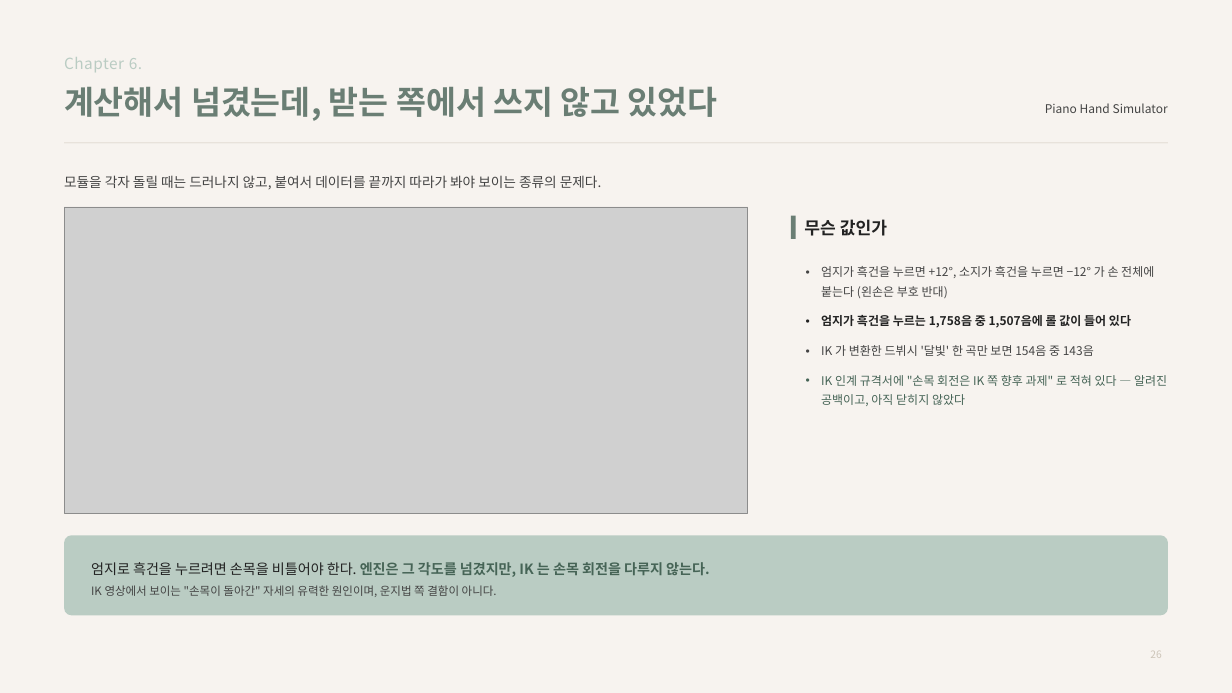
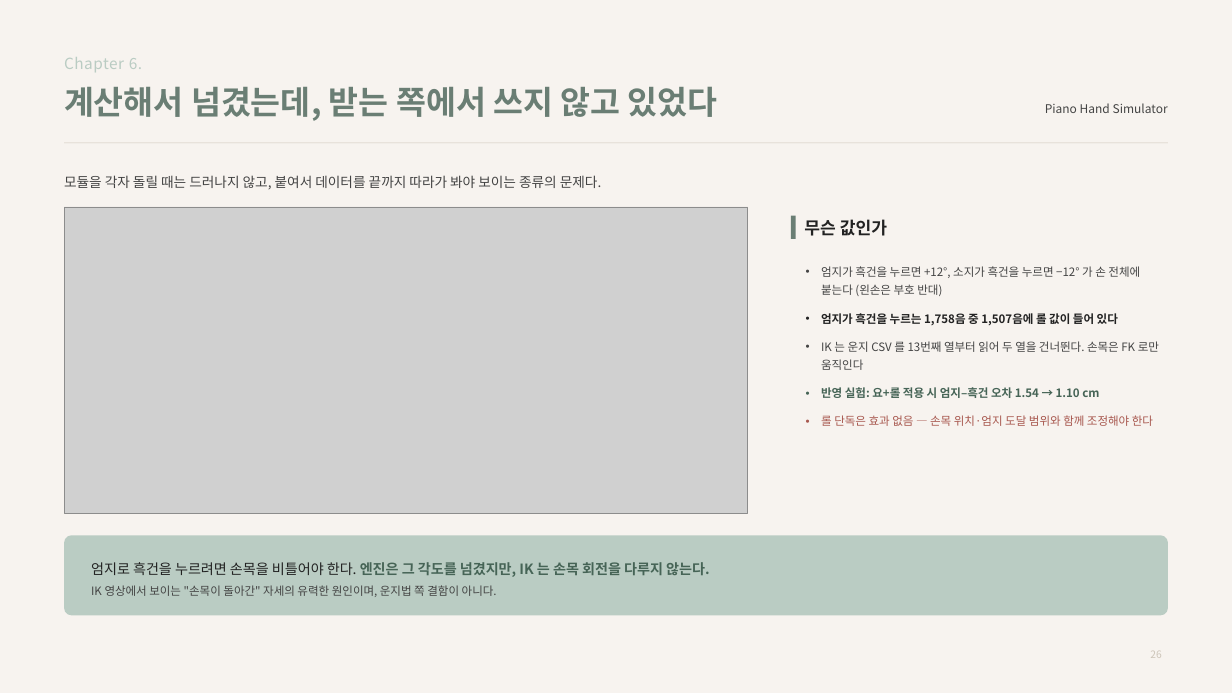
Before and after one commit to KonkukCSECapstoneTeam2-26-1/PianoHandSimulator, a slide deck: slide 26 of 03_Reports/2학기 2차 중간보고/최종 제출물/2학기_2차_중간발표.pptx. Drawn at 1232x693 pixels with LibreOffice and Linux fonts; fonts in the diff are those of the drawing; grey boxes stand for pictures. Boxes give left, top, right and bottom in pixels: in the first picture for what was removed or moved away, otherwise in the second. Text is boxed around its words. In the diff, an @@ line names an element or a change of style, - is before the commit and + after.

```diff
--- a/03_Reports/2학기 2차 중간보고/최종 제출물/2학기_2차_중간발표.pptx
+++ b/03_Reports/2학기 2차 중간보고/최종 제출물/2학기_2차_중간발표.pptx
@@ text at [821, 266, 1140, 327]: size 14 to 13.5 pt in "엄지가 흑건을 누르면 +12°, 소지가 흑건을 누르면 ...", "엄지가 흑건을 누르는 1,758음 중 1,507음에 롤 ..."; less space between paragraphs @@
@@ text at [821, 341, 1159, 426]: text changed; size 14 to 13.5 pt; text colour #466456 to #444444 @@
-• IK 가 변환한 드뷔시 '달빛' 한 곡만 보면 154음 중 143음
-• IK 인계 규격서에 "손목 회전은 IK 쪽 향후 과제" 로 적혀 있다 — 알려진 공백이고, 아직 닫히지 않았다
+• IK 는 운지 CSV 를 13번째 열부터 읽어 두 열을 건너뛴다. 손목은 FK 로만 움직인다
+• 반영 실험: 요+롤 적용 시 엄지–흑건 오차 1.54 → 1.10 cm
+• 롤 단독은 효과 없음 — 손목 위치·엄지 도달 범위와 함께 조정해야 한다
```
Also in this commit, not shown: 5 other slides changed, 3 other files.
